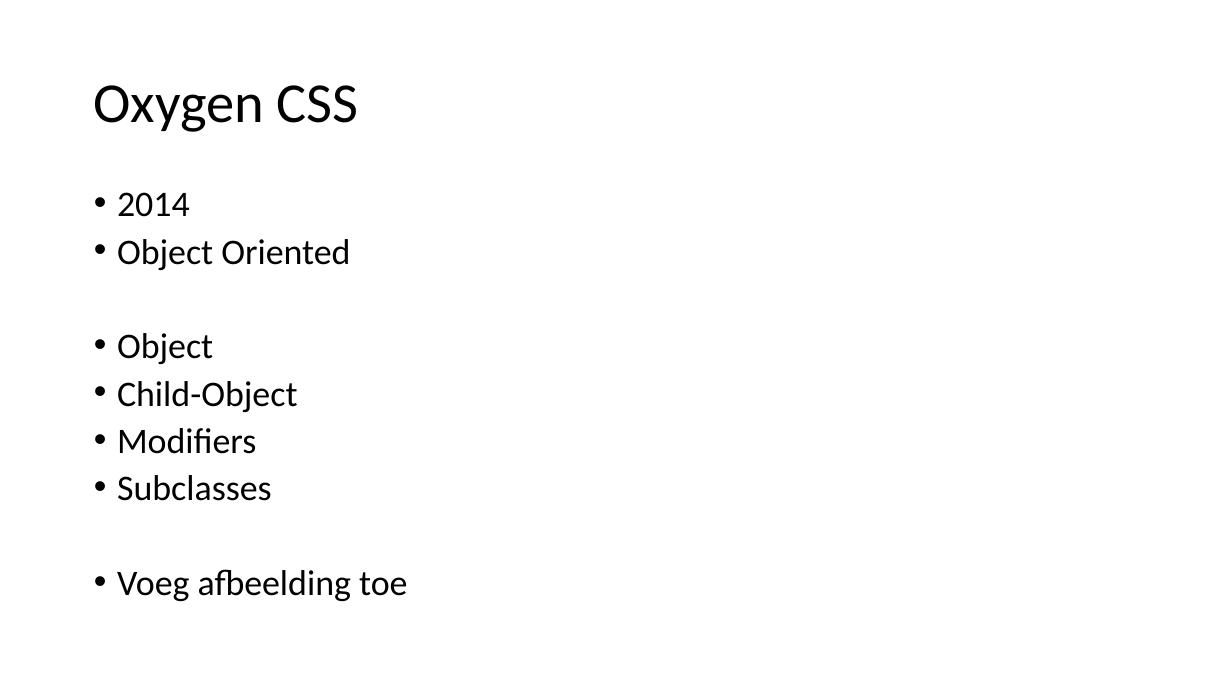
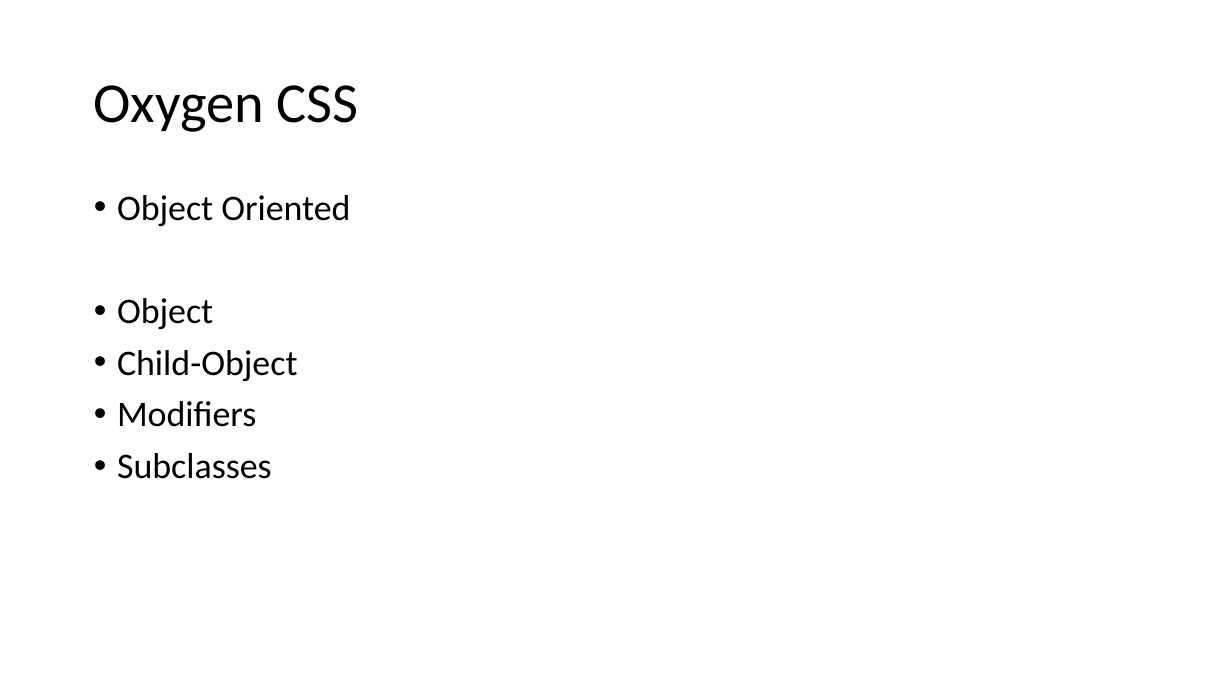
Before and after one commit to AMIS-Services/sig-css-architecture, a slide deck: slide 26 of SIG_CSS_Architecture.pptx (slide 22 before the commit). Drawn at 1232x693 pixels with LibreOffice and Linux fonts; fonts in the diff are those of the drawing. Boxes give left, top, right and bottom in pixels: in the first picture for what was removed or moved away, otherwise in the second. Text is boxed around its words. In the diff, an @@ line names an element or a change of style, - is before the commit and + after.

Commit message:
Voeg inleiding toe

```diff
--- a/SIG_CSS_Architecture.pptx
+++ b/SIG_CSS_Architecture.pptx
@@ text "Object Oriented" at <box>117,195,350,479</box>: line spacing 0.8 to 0.9 @@
@@ text at <box>117,192,190,217</box>: paragraph removed @@
-• 2014
@@ text at <box>117,569,407,601</box>: paragraph removed @@
-• Voeg afbeelding toe
```
Also in this commit, not shown: 5 other slides changed, 7 slides added.
